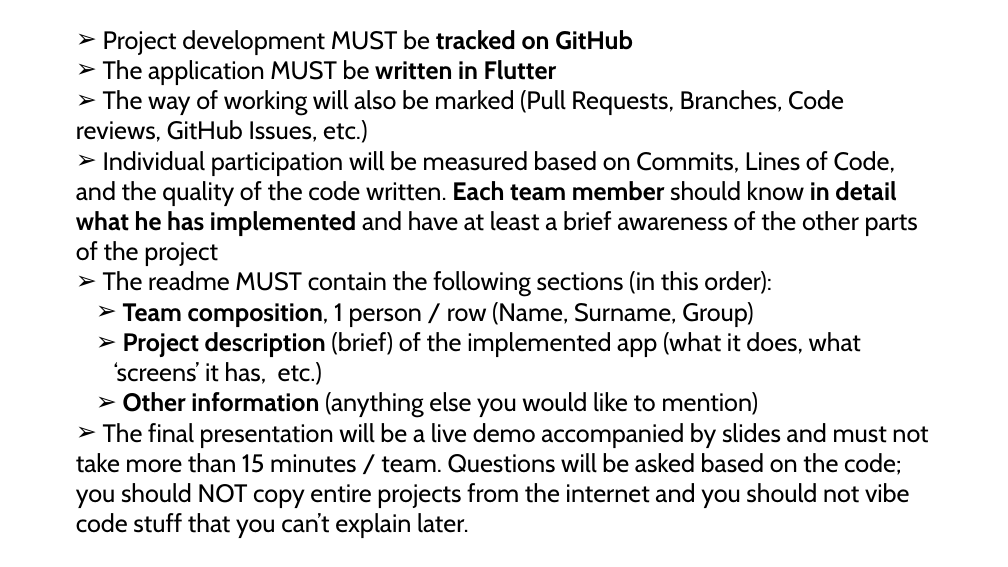
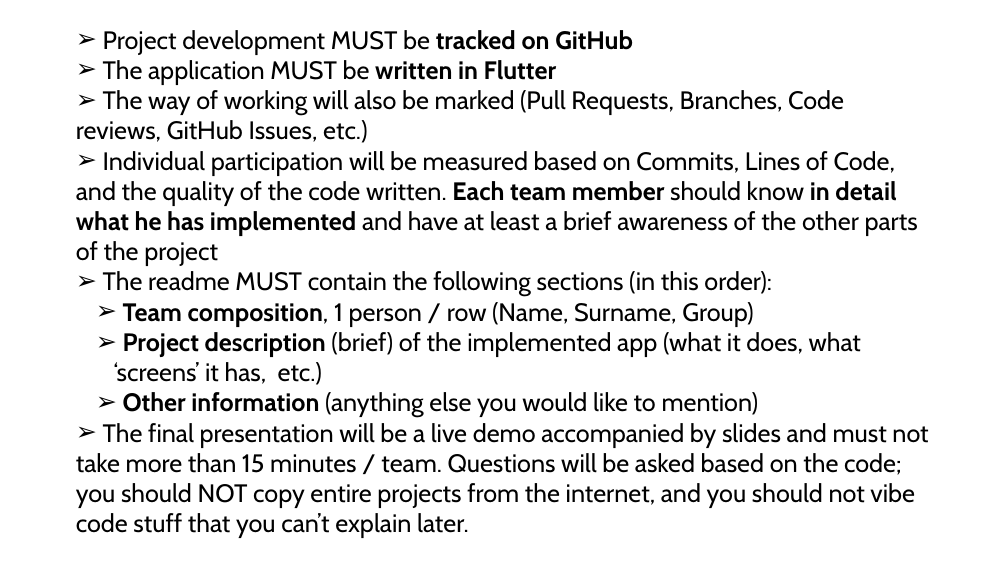
Before and after one commit to rusudinu/mobile-and-embedded-computing, a slide deck: slide 11 of w1/l1/Mobile-and-Embedded-Computing-Lab1.pptx (slide 5 before the commit). Drawn at 1008x567 pixels with LibreOffice and Linux fonts; fonts in the diff are those of the drawing. Boxes give left, top, right and bottom in pixels: in the first picture for what was removed or moved away, otherwise in the second. Text is boxed around its words. In the diff, an @@ line names an element or a change of style, - is before the commit and + after.

Commit message:
l1 updates

```diff
--- a/w1/l1/Mobile-and-Embedded-Computing-Lab1.pptx
+++ b/w1/l1/Mobile-and-Embedded-Computing-Lab1.pptx
@@ text at [76,423,928,538]: text changed @@
-➢ The final presentation will be a live demo accompanied by slides and must not take more than 15 minutes / team. Questions will be asked based on the code; you should NOT copy entire projects from the internet and you should not vibe code stuff that you can’t explain later.
+➢ The final presentation will be a live demo accompanied by slides and must not take more than 15 minutes / team. Questions will be asked based on the code; you should NOT copy entire projects from the internet, and you should not vibe code stuff that you can’t explain later.
```
Also in this commit, not shown: 1 other slide changed, 6 slides added.
